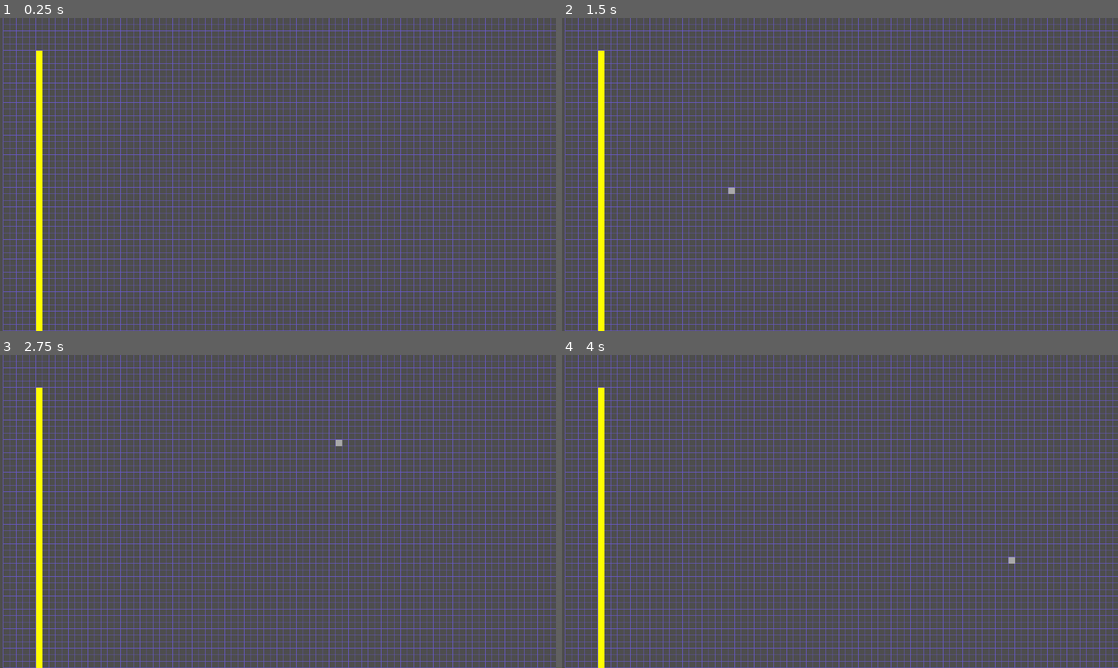
Above: before the commit, frames 1-4 (two rows, left to right).
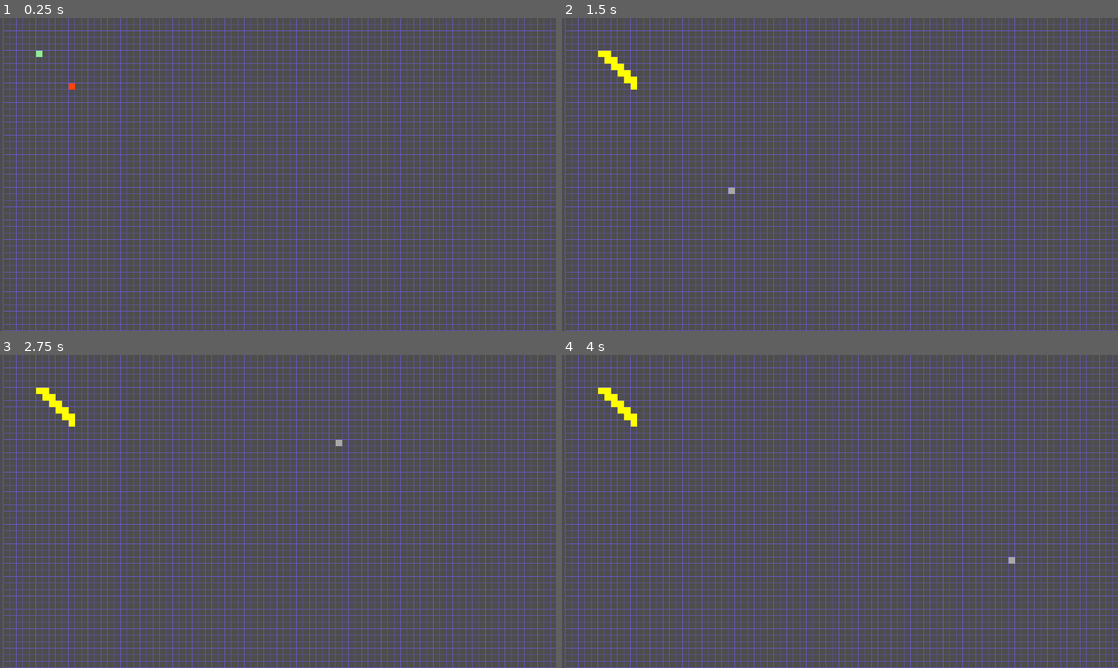
Above: after the commit, the same moments.

Repository: 12xsunx12/a--visualizer
Game: Godot game, scene res://Scenes/main.tscn
Two runs of this game, one before a commit and one after it. Both use one fixed random seed, a clock stepped at 60 frames per second and the inputs below.
Inputs (mouse positions are in pixels of both pictures, inside the frame that each line leads up to):
- Up to frame 1 (0.25 s): no input
- Up to frame 2 (1.5 s): tap Enter (ui_accept) at 0.5, 1.35 s; move the mouse to (962, 158) at 0.52 s; hold Enter (ui_accept) 0.53-1.28 s; tap E (press_e) at 0.6 s; click (962, 158) at 0.67 s; move the mouse to (728, 190) at 1.27 s; click (728, 190) at 1.42 s
- Up to frame 3 (2.75 s): tap Enter (ui_accept) at 1.52, 1.82, 2 s; tap E (press_e) at 1.55, 2.1 s; move the mouse to (333, 442) at 2.02 s; hold Enter (ui_accept) from 2.03 s (still down); click (333, 442) at 2.17 s
- Up to frame 4 (4 s): move the mouse to (812, 574) at 2.77 s; release Enter (ui_accept) at 2.78 s; tap E (press_e) at 2.85 s; click (812, 574) at 2.92 s; tap Enter (ui_accept) at 3.02, 3.32, 3.5 s; move the mouse to (1006, 558) at 3.52 s; hold Enter (ui_accept) from 3.53 s (still down); click (1006, 558) at 3.67 s

The runs differ from the first frame. In frame 1, 1.0% of the frame differs, in the area x 6-14%, y 10-100%; in frame 2, 1.2%; in frame 3, 1.2%; in frame 4, 1.2%.

Commit message:
WORKING + DRAWING (no wall functionality yet)
Everything is working fine, you can pick a starting and end location.

Pressing e will then calculate the shortest distance between these two nodes.

Left click will draw walls, however they don't do anything as of right now.

Diff:
--- a/Scenes/astar3.gd
+++ b/Scenes/astar3.gd
@@ -11,15 +11,20 @@
 var start_node: Nod = Nod.new(Global.start_pos, null) 	# node where A* begins
 var end_node: Nod = Nod.new(Global.end_pos, null) 		# the goal node
 var curr_node: Nod = null 								# popped node being evald
-var pri_que: Array = [start_node] 						# the priority que
+var pri_que: Array 						# the priority que
 var path: Array = [] 									# the constructed shortest path
 var max_evaluations = 500 								# if astar can't find end in 5000 searches, throw error
 
 # // - - - - - - - - - - - - - - - - - - - - - - - - -
-func _ready():
-	astar()
-	print_path()
-	_draw()
+func _process(delta):
+	if Input.is_action_just_pressed("press_e"):
+		pri_que.clear()
+		path.clear()
+		start_node.pos = Global.start_pos 		# node where A* begins
+		end_node.pos = Global.end_pos 			# the goal node
+		pri_que = [start_node]
+		astar()
+		_draw()
 
 # // - - - - - - - - - - - - - - - - - - - - - - - - -
 func _get_adj_nodes(node: Nod) -> void:
@@ -75,7 +80,6 @@
 	pri_que.push_front(node)
 
 # // - - - - - - - - - - - - - - - - - - - - - - - - -
-# Draw the path with yellow squares
 func _draw_path():
 	for node in path:
 		draw_rect(Rect2(node.pos * Global.cell_size, Global.cell_size), Color.YELLOW)
--- a/Scenes/global.gd
+++ b/Scenes/global.gd
@@ -1,11 +1,5 @@
 extends Node2D
 
 var start_pos 	= Vector2i(5,5)
-var end_pos 	= Vector2i(3,50)
+var end_pos 	= Vector2i(10,10)
 var cell_size 	= Vector2i(15,15) # the size of the actual boxes in the grid
-var grid = AStarGrid2D.new() # the grid object itself
-
-# any nodes that are candidates to the shortest path
-var candidate_nodes = []
-
-var path = []
--- /dev/null
+++ b/Scenes/grid3.gd
@@ -0,0 +1,97 @@
+extends Node2D
+
+# // - - - - - - - - - - - - - - - - - - - - - - - - -
+var grid = AStarGrid2D.new() # the grid object itself
+var grid_size: Vector2i
+var cell_size = Global.cell_size
+var mouse_pressed = false
+
+# // - - - - - - - - - - - - - - - - - - - - - - - - -
+func _draw():
+	_draw_grid()
+	_draw_start_node()
+	_draw_end_node()
+	_fill_walls()
+
+# // - - - - - - - - - - - - - - - - - - - - - - - - -
+func _ready():
+	_create_grid()
+
+# // - - - - - - - - - - - - - - - - - - - - - - - - -
+func _process(delta):
+	if mouse_pressed:
+		var pos = Vector2i(get_global_mouse_position()) / cell_size
+		if grid.is_in_boundsv(pos):
+			grid.set_point_solid(pos, true)
+		queue_redraw()
+
+
+# GRID LOGIC
+
+
+# // - - - - - - - - - - - - - - - - - - - - - - - - -
+func _create_grid() -> void:
+	grid_size = Vector2i(get_viewport_rect().size) / cell_size
+	grid.size = grid_size
+	grid.cell_size = cell_size
+	grid.offset = cell_size / 2
+	grid.update()
+
+# // - - - - - - - - - - - - - - - - - - - - - - - - -
+func _draw_grid():
+	for rows in grid.size.x + 1:
+		draw_line(Vector2(rows * cell_size.x, 0), Vector2(rows * cell_size.x, grid_size.y * cell_size.y), Color.SLATE_BLUE, 1)
+
+	for columns in grid.size.y + 1:
+		draw_line(Vector2(0, columns * cell_size.y), Vector2(grid_size.x * cell_size.x, columns * cell_size.y), Color.SLATE_BLUE, 1)
+
+# // - - - - - - - - - - - - - - - - - - - - - - - - -
+func _draw_start_node():
+	draw_rect(Rect2(Global.start_pos * cell_size, cell_size), Color.LIGHT_GREEN)
+
+# // - - - - - - - - - - - - - - - - - - - - - - - - -
+func _draw_end_node():
+	draw_rect(Rect2(Global.end_pos * cell_size, cell_size), Color.ORANGE_RED)
+
+
+# INPUT / WALLS LOGIC
+
+
+# // - - - - - - - - - - - - - - - - - - - - - - - - -
+func _input(event):
+	# clear walls if enter is pressed
+	if Input.is_action_pressed("ui_accept"):
+		_clear_walls()
+
+	# draw walls with left click
+	if event is InputEventMouseButton:
+		if event.button_index == MOUSE_BUTTON_LEFT:
+			if event.pressed:
+				mouse_pressed = true
+			else:
+				mouse_pressed = false
+		# Move start
+		if event.button_index == MOUSE_BUTTON_MIDDLE and event.pressed:
+			Global.start_pos = Vector2i(event.position) / cell_size
+			print("New Start Pos: \t " + str(Global.start_pos))
+			queue_redraw()
+		# Move end
+		if event.button_index == MOUSE_BUTTON_RIGHT and event.pressed:
+			Global.end_pos = Vector2i(event.position) / cell_size
+			print("New End Pos: \t " + str(Global.end_pos))
+			queue_redraw()
+
+# // - - - - - - - - - - - - - - - - - - - - - - - - -
+func _clear_walls():
+	for x in range(grid_size.x):
+		for y in range(grid_size.y):
+			grid.set_point_solid(Vector2i(x, y), false)
+	queue_redraw()
+	print("Walls cleared!")
+
+func _fill_walls():
+	for x in grid_size.x:
+		for y in grid_size.y:
+			if grid.is_point_solid(Vector2i(x, y)):
+				draw_rect(Rect2(x * cell_size.x, y * cell_size.y, cell_size.x, cell_size.y), Color.DARK_GRAY)
+	queue_redraw()
--- a/Scenes/main.tscn
+++ b/Scenes/main.tscn
@@ -1,13 +1,13 @@
 [gd_scene load_steps=3 format=3 uid="uid://fc3xllq84ra7"]
 
-[ext_resource type="Script" path="res://Scenes/Grid.gd" id="1_3wxb3"]
+[ext_resource type="Script" path="res://Scenes/grid3.gd" id="1_gi6l4"]
 [ext_resource type="Script" path="res://Scenes/astar3.gd" id="2_euqek"]
 
 [node name="Main" type="Node2D"]
 position = Vector2(8, 0)
 
 [node name="Grid" type="Node2D" parent="."]
-script = ExtResource("1_3wxb3")
+script = ExtResource("1_gi6l4")
 
 [node name="Astar" type="Node2D" parent="."]
 script = ExtResource("2_euqek")
